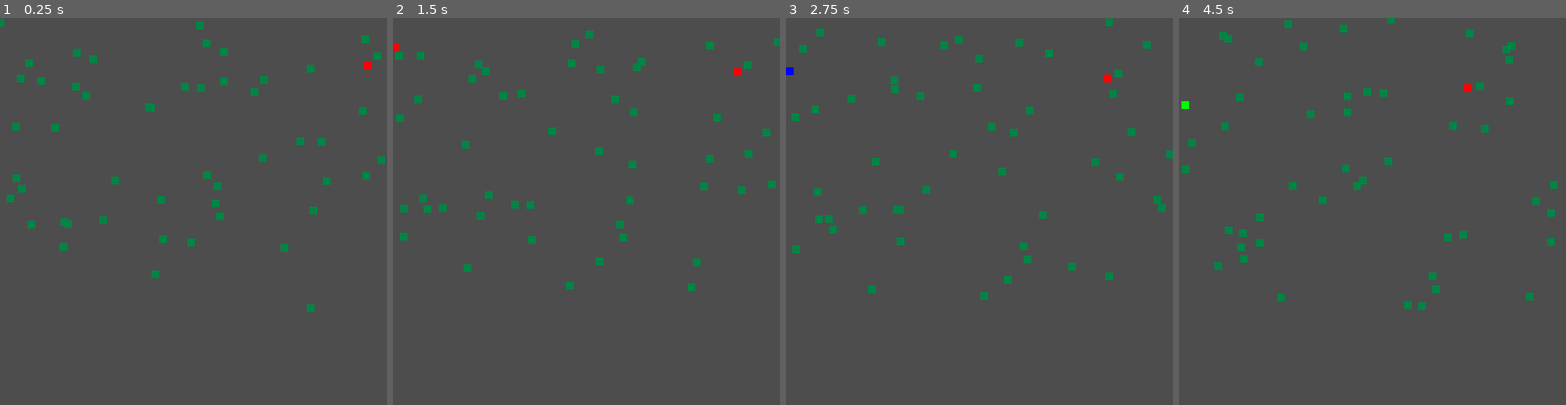
Above: before the commit, frames 1-4 (left to right).
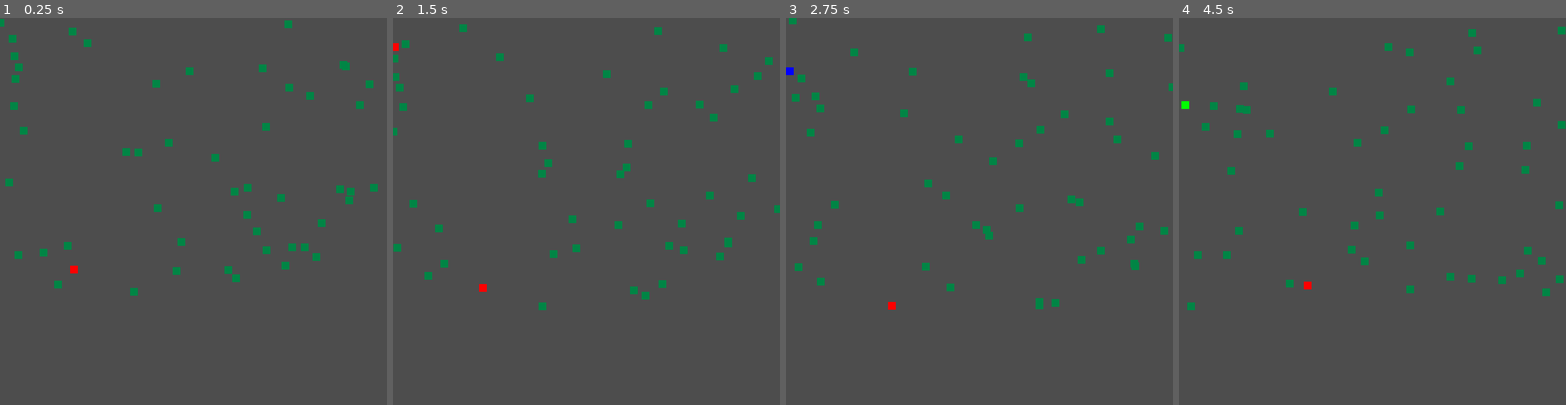
Above: after the commit, the same moments.

Repository: LeonardoMonteblanc/sir_simulator
Game: Godot game, scene res://scenes/main/Principal.tscn
The game is run twice, just before and just after one commit, with the same random seed, the same clock (stepped at 60 frames per second) and the same inputs.
Inputs:
- Up to frame 1 (0.25 s): no input
- Up to frame 2 (1.5 s): tap Enter (ui_accept) at 0.5, 0.77 s; hold Right (ui_right) 0.53-1.28 s; hold Left (ui_left) from 1.28 s (still down)
- Up to frame 3 (2.75 s): tap Enter (ui_accept) at 1.52 s; release Left (ui_left) at 2.03 s; hold Right (ui_right) from 2.03 s (still down)
- Up to frame 4 (4.5 s): tap Enter (ui_accept) at 3.02, 3.77 s; release Right (ui_right) at 3.53 s; hold Left (ui_left) from 3.53 s (still down)

The runs differ from the first frame. In frame 1, 3.9% of the frame differs, in the area x 1-100%, y 0-76%; in frame 2, 3.8%; in frame 3, 3.8%; in frame 4, 3.9%, in the area x 0-100%, y 0-76%.

Commit message:
feat(task-35): cria InfectionManager

Diff:
--- a/scenes/main/Principal.tscn
+++ b/scenes/main/Principal.tscn
@@ -2,9 +2,15 @@
 
 [ext_resource type="Script" uid="uid://bjagv8p5qw6q6" path="res://scripts/temp_testes.gd" id="1_3g3jk"]
 [ext_resource type="Script" uid="uid://bw5b53awhdqam" path="res://scripts/managers/PopulationManager.gd" id="2_hs211"]
+[ext_resource type="Script" uid="uid://2xqa46x1y23d" path="res://scripts/managers/InfeccaoManager.gd" id="3_hjnbl"]
 
 [node name="Principal" type="Node2D" unique_id=811495099]
 script = ExtResource("1_3g3jk")
 
-[node name="PopulationManager" type="Node" parent="." unique_id=1351683733]
+[node name="PopulacaoManager" type="Node" parent="." unique_id=1351683733]
 script = ExtResource("2_hs211")
+
+[node name="InfeccaoManager" type="Node" parent="." unique_id=71356445]
+script = ExtResource("3_hjnbl")
+
+[node name="SimulacaoManager" type="Node" parent="." unique_id=2111951922]
--- /dev/null
+++ b/scripts/managers/InfeccaoManager.gd
@@ -0,0 +1,32 @@
+extends Node
+
+var agentes: Array = []
+@onready var SimulationManager = $SimulacaoManager
+
+
+func registrar_agentes(lista_agentes: Array):
+	agentes = lista_agentes
+
+func processar_infeccao():
+	for i in range(agentes.size()):
+		var a = agentes[i]
+
+		if a.estado != sir_estados.Estado.INFECTADO:
+			continue
+
+		for j in range(agentes.size()):
+			var b = agentes[j]
+
+			if b.estado != sir_estados.Estado.SUSCETIVEL:
+				continue
+
+			if a.position.distance_to(b.position) <= Constants.RAIO_CONTAGIO:
+				tentar_infectar(b)
+
+
+func tentar_infectar(agente):
+	var beta = SimulationManager.doenca_atual.taxa_transmissao
+
+	if randf() < beta:
+		agente.set_estado(sir_estados.Estado.INFECTADO)
+		agente.iniciar_infeccao()
--- a/scripts/managers/SimulationManager.gd
+++ b/scripts/managers/SimulationManager.gd
@@ -0,0 +1,13 @@
+extends Node
+
+@onready var infection_manager = $InfeccaoManager
+
+var doenca_atual: Doenca
+
+func _ready():
+	doenca_atual.nome = "COVID"
+	doenca_atual.taxa_transmissao = 0.3
+
+
+func _process(delta):
+	infection_manager.processar_infeccao()
--- a/scripts/temp_testes.gd
+++ b/scripts/temp_testes.gd
@@ -4,7 +4,7 @@
 
 
 func _ready():
-	$PopulationManager.criar_agentes()
+	$PopulacaoManager.criar_agentes()
 	var covid = Doenca.new(
 		"COVID",
 		0.35,
